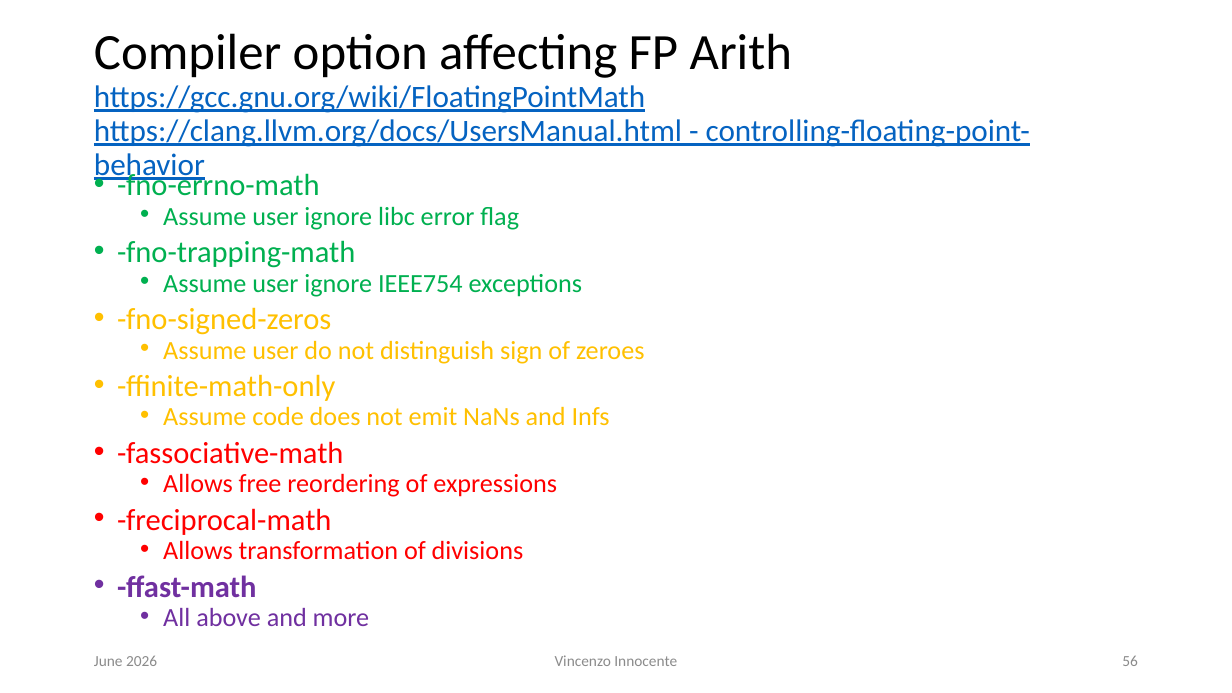
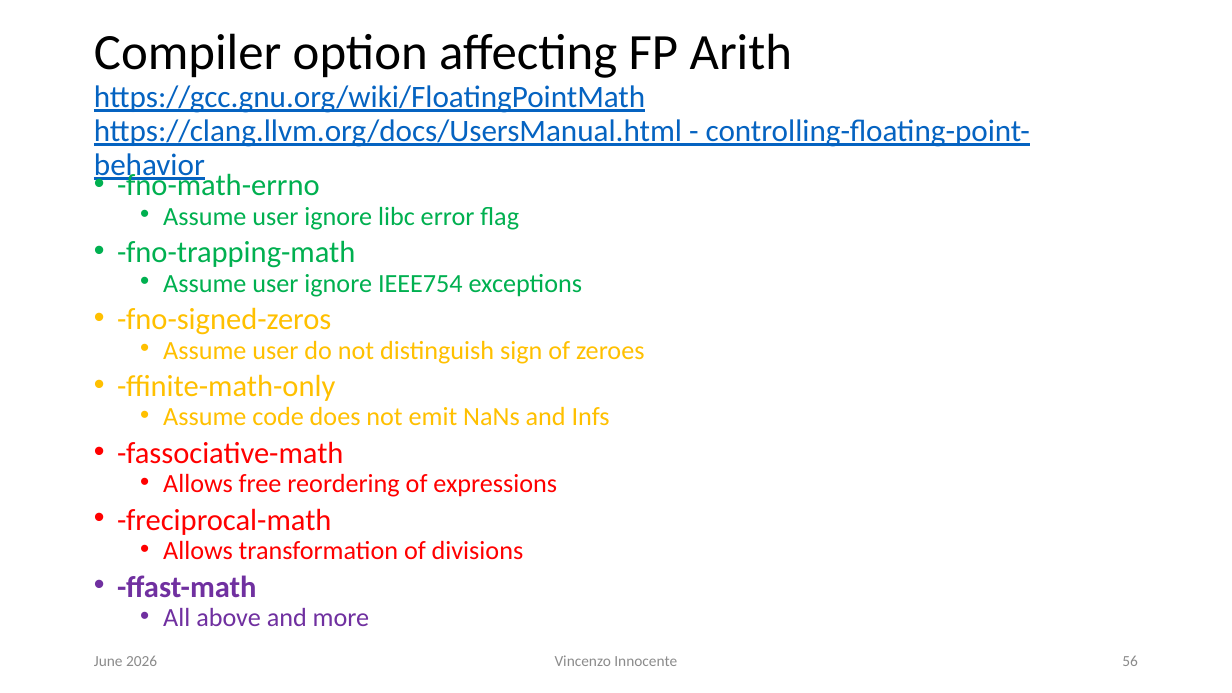
Before and after one commit to VinInn/FPCourse, a slide deck: slide 56 of Slides/FPforScientist.pptx. Drawn at 1232x693 pixels with LibreOffice and Linux fonts; fonts in the diff are those of the drawing. Boxes give left, top, right and bottom in pixels: in the first picture for what was removed or moved away, otherwise in the second. Text is boxed around its words. In the diff, an @@ line names an element or a change of style, - is before the commit and + after.

```diff
--- a/Slides/FPforScientist.pptx
+++ b/Slides/FPforScientist.pptx
@@ text at (117,170,320,196): text changed @@
-• -fno-errno-math
+• -fno-math-errno
```
Also in this commit, not shown: 3 other slides changed.
